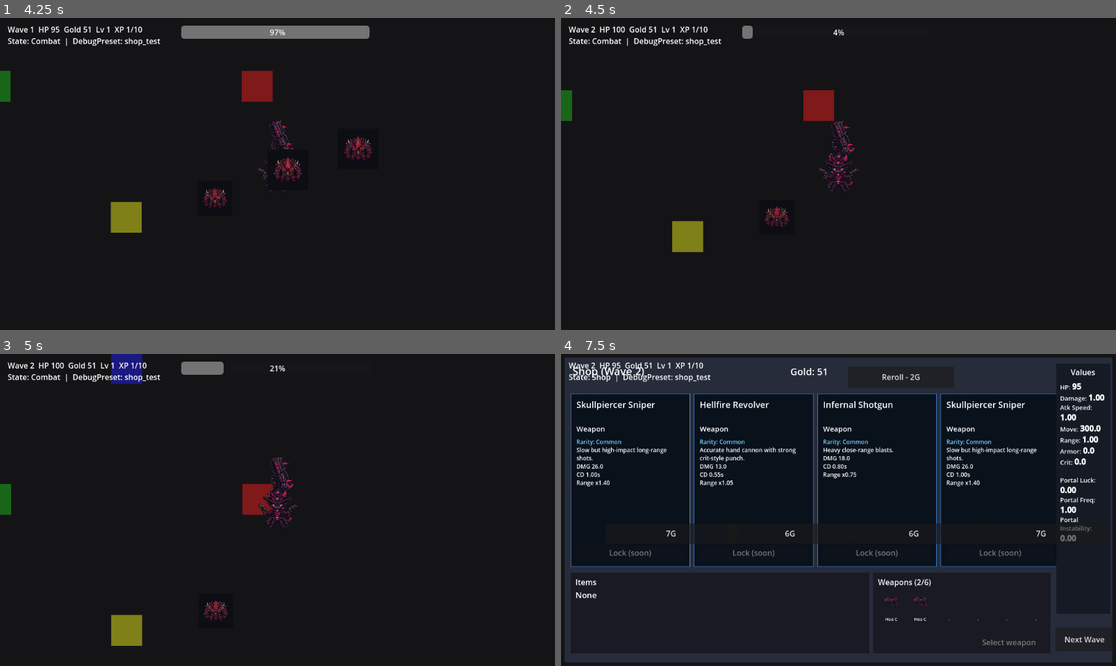
Above: before the commit, frames 1-4 (two rows, left to right).
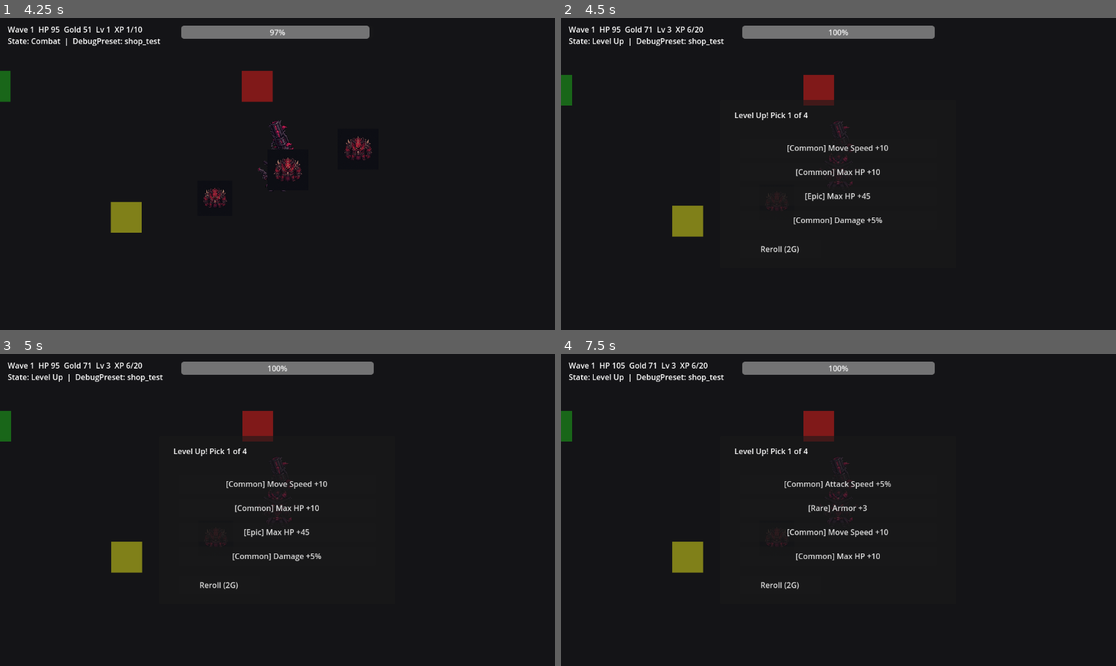
Above: after the commit, the same moments.

Repository: KevinRabbe/bullet-hell-roughe-lite
Game: Godot game, scene res://scenes/ui/MainMenu.tscn
Two runs of this game, one before a commit and one after it. Both use one fixed random seed, a clock stepped at 60 frames per second and the inputs below.
Inputs (mouse positions are in pixels of both pictures, inside the frame that each line leads up to):
- Up to frame 1 (4.25 s): click "Start Run" at 0.5 s; click "Start Run" at 1.25 s; tap Enter at 2 s; move the mouse to (399, 158) at 2.02 s; hold D (move_right) 2.03-2.78 s; hold C (cycle_character) 2.03-2.78 s; click (399, 158) at 2.17 s; tap Space at 2.27, 3.02 s; move the mouse to (166, 189) at 2.77 s; hold S (move_down) 2.78-3.53 s; tap E (interact) at 2.85 s; move the mouse to (333, 105) at 3.52 s; hold D (move_right) from 3.53 s (still down); tap B at 3.6 s
- Up to frame 2 (4.5 s): move the mouse to (810, 236) at 4.27 s; release D (move_right) at 4.28 s; hold W (move_up) from 4.28 s (still down); tap Enter at 4.35 s; click (810, 236) at 4.42 s
- Up to frame 3 (5 s): keep holding W (move_up); tap Space at 4.52 s
- Up to frame 4 (7.5 s): move the mouse to (1005, 556) at 5.02 s; release W (move_up) at 5.03 s; hold A (move_left) 5.03-6.53 s; tap R at 5.1 s; tap Space at 5.27, 6.02 s; move the mouse to (672, 463) at 5.77 s; tap P at 5.85 s; move the mouse to (866, 510) at 6.52 s; hold S (move_down) 6.53-7.28 s; tap Q at 6.6 s; click (866, 510) at 6.67 s; move the mouse to (755, 432) at 7.27 s; hold D (move_right) from 7.28 s (still down); tap 1 at 7.35 s

Frame 1 is identical in both runs. In frame 2, 4.5% of the frame differs, in the area x 0-68%, y 2-76%; in frame 3, 5.7%; in frame 4, 24%, in the area x 0-100%, y 1-99%.

Commit message:
Stage 13.3: add wave 10 boss trigger and rewards

Diff:
--- a/scenes/game/Main.tscn
+++ b/scenes/game/Main.tscn
@@ -263,6 +263,9 @@
 script = ExtResource("9")
 boss_scene = ExtResource("3")
 player_path = NodePath("../Player")
+enemy_spawner_path = NodePath("../EnemySpawner")
+spawn_on_wave = true
+boss_wave_index = 10
 spawn_after_seconds = 45.0
 
 [node name="CharacterSelect" type="CanvasLayer" parent="."]
--- a/scripts/game/boss_manager.gd
+++ b/scripts/game/boss_manager.gd
@@ -2,22 +2,35 @@
 
 @export var boss_scene: PackedScene
 @export var player_path: NodePath
+@export var enemy_spawner_path: NodePath
 @export var spawn_after_seconds: float = 45.0
 @export var debug_spawn_key: Key = KEY_B
+@export var boss_wave_index: int = 10
+@export var spawn_on_wave: bool = true
+@export var grant_bonus_on_defeat: bool = true
+@export var boss_kill_gold_bonus: int = 20
+@export var boss_kill_xp_bonus: int = 30
 
 var player: Node2D
+var enemy_spawner: Node
 var boss_spawned: bool = false
 var elapsed_seconds: float = 0.0
+var boss_defeated_this_run: bool = false
 
 func _ready() -> void:
 	if player_path != NodePath():
 		player = get_node_or_null(player_path)
+	if enemy_spawner_path != NodePath():
+		enemy_spawner = get_node_or_null(enemy_spawner_path)
 
 func _process(delta: float) -> void:
-	if boss_spawned:
+	if boss_spawned or boss_defeated_this_run:
+		return
+	if spawn_on_wave and _is_wave_boss_due():
+		_spawn_gate_beast()
 		return
 	elapsed_seconds += delta
-	if elapsed_seconds >= spawn_after_seconds:
+	if not spawn_on_wave and elapsed_seconds >= spawn_after_seconds:
 		_spawn_gate_beast()
 
 func _unhandled_input(event: InputEvent) -> void:
@@ -52,4 +65,20 @@
 		boss.tree_exited.connect(_on_gate_beast_defeated)
 
 func _on_gate_beast_defeated() -> void:
+	boss_spawned = false
+	boss_defeated_this_run = true
+	if grant_bonus_on_defeat and player != null:
+		if boss_kill_gold_bonus > 0 and player.has_method("add_gold"):
+			player.call("add_gold", boss_kill_gold_bonus)
+		if boss_kill_xp_bonus > 0 and player.has_method("add_xp"):
+			player.call("add_xp", boss_kill_xp_bonus)
 	print("Boss defeated: Gate Beast")
+
+func _is_wave_boss_due() -> bool:
+	if enemy_spawner == null:
+		return false
+	var wave_index := int(enemy_spawner.get("current_wave_index"))
+	if wave_index < boss_wave_index:
+		return false
+	var elapsed := float(enemy_spawner.get("wave_elapsed_seconds"))
+	return elapsed <= 0.8
